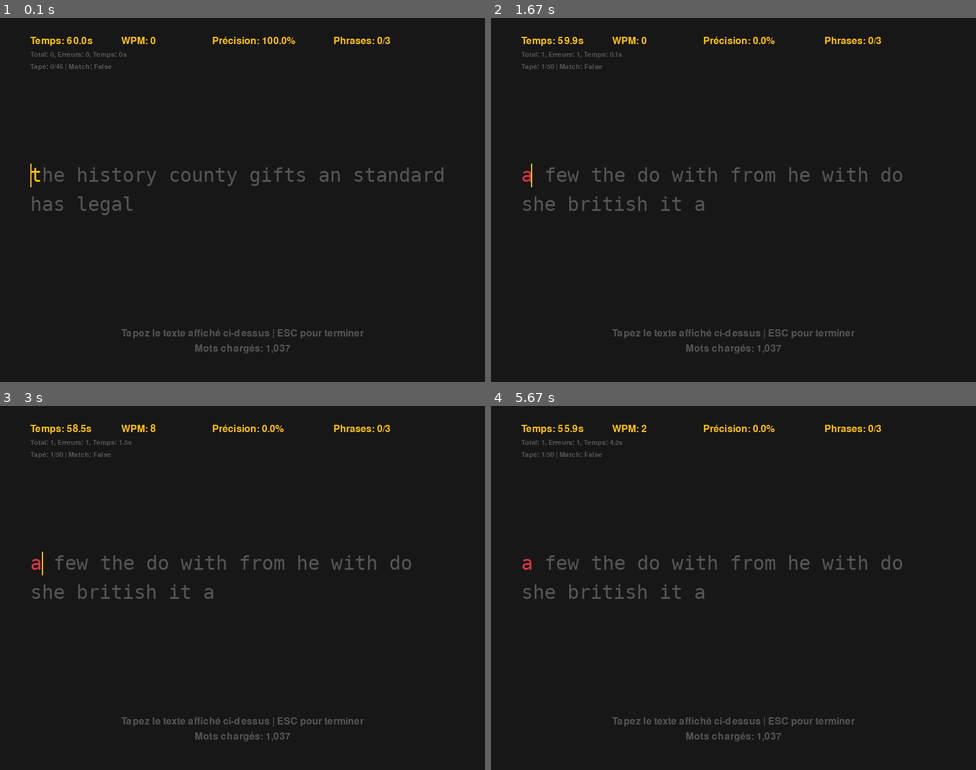
Above: before the commit, frames 1-4 (two rows, left to right).
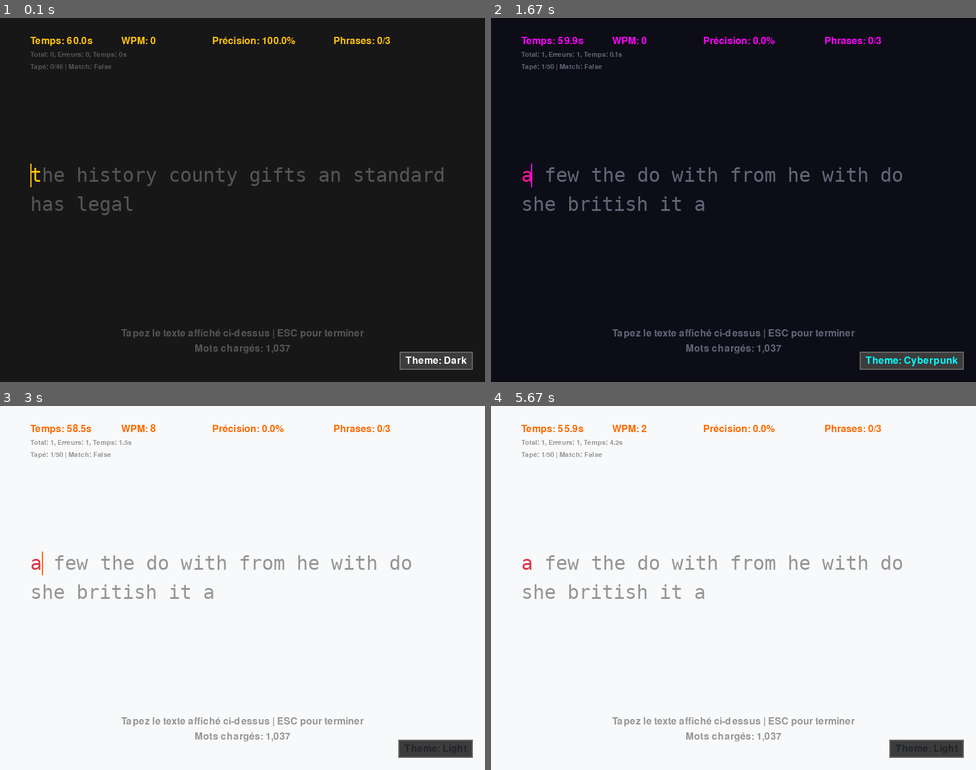
Above: after the commit, the same moments.

Repository: Leogrc01/PygameProject
Game: pygame game, started from typegame/__main__.py
Same seed, same stepped clock (60 frames per second), same inputs: the game is played once before the commit and once after it.
Inputs (mouse positions are in pixels of both pictures, inside the frame that each line leads up to):
- Up to frame 1 (0.1 s): no input
- Up to frame 2 (1.67 s): hold Esc 0.33-0.8 s; press the mouse at (631, 345) at 0.87 s; move the mouse to (626, 236) at 0.97 s; release the mouse at (617, 127) at 1.1 s; press the mouse at (927, 360) at 1.2 s; move the mouse to (782, 250) at 1.3 s; release the mouse at (631, 141) at 1.43 s; tap T at 1.5 s
- Up to frame 3 (3 s): press the mouse at (421, 748) at 1.87 s; move the mouse to (329, 693) at 1.97 s; release the mouse at (237, 638) at 2.1 s; press the mouse at (431, 748) at 2.2 s; move the mouse to (402, 733) at 2.3 s; release the mouse at (378, 719) at 2.43 s; press the mouse at (431, 748) at 2.53 s; move the mouse to (305, 638) at 2.63 s; release the mouse at (179, 529) at 2.77 s; press the mouse at (431, 748) at 2.87 s; move the mouse to (334, 679) at 2.97 s
- Up to frame 4 (5.67 s): release the mouse at (728, 609) at 3.1 s; press the mouse at (927, 748) at 3.2 s; move the mouse to (757, 668) at 3.3 s; release the mouse at (588, 591) at 3.43 s; press the mouse at (927, 748) at 3.53 s; move the mouse to (917, 617) at 3.63 s; release the mouse at (908, 486) at 3.77 s; press the mouse at (927, 748) at 3.87 s; move the mouse to (917, 689) at 3.97 s; release the mouse at (908, 631) at 4.1 s; press the mouse at (927, 748) at 4.2 s; move the mouse to (854, 664) at 4.3 s; release the mouse at (782, 580) at 4.43 s; press the mouse at (927, 748) at 4.53 s; move the mouse to (869, 708) at 4.63 s; release the mouse at (806, 668) at 4.77 s; press the mouse at (922, 748) at 4.87 s; move the mouse to (917, 719) at 4.97 s; release the mouse at (912, 693) at 5.1 s; press the mouse at (922, 748) at 5.2 s; move the mouse to (825, 682) at 5.3 s; release the mouse at (733, 620) at 5.43 s; press the mouse at (922, 748) at 5.53 s; move the mouse to (767, 726) at 5.63 s

The runs differ from the first frame. In frame 1, 0.8% of the frame differs, in the area x 82-98%, y 91-97%; in frame 2, 3.1%; in frame 3, 100%, in the area x 0-100%, y 0-100%; in frame 4, 100%.

Commit message:
deleted emojis + added themes, need to make some changes on certain themes though

Diff:
--- a/results.json
+++ b/results.json
@@ -187,5 +187,41 @@
     "characters_typed": 197,
     "errors": 13,
     "sentences_completed": 3
+  },
+  {
+    "date": "2025-09-15T03:41:13.826338",
+    "wpm": 54,
+    "accuracy": 92.2,
+    "time": 53.5,
+    "characters_typed": 245,
+    "errors": 19,
+    "sentences_completed": 3
+  },
+  {
+    "date": "2025-09-15T03:44:26.905910",
+    "wpm": 48,
+    "accuracy": 88.2,
+    "time": 45.8,
+    "characters_typed": 187,
+    "errors": 22,
+    "sentences_completed": 3
+  },
+  {
+    "date": "2025-09-15T03:54:58.286943",
+    "wpm": 50,
+    "accuracy": 92.2,
+    "time": 39.9,
+    "characters_typed": 167,
+    "errors": 13,
+    "sentences_completed": 3
+  },
+  {
+    "date": "2025-09-15T04:00:22.508871",
+    "wpm": 50,
+    "accuracy": 95.6,
+    "time": 49.0,
+    "characters_typed": 205,
+    "errors": 9,
+    "sentences_completed": 3
   }
 ]
--- a/typegame/game.py
+++ b/typegame/game.py
@@ -23,13 +23,93 @@
         self.clock = pygame.time.Clock()
         self.running = True
 
-        # Colors - Modern Monkeytype-style palette
-        self.BG_COLOR = (23, 23, 23)  # Dark background
-        self.TEXT_INACTIVE = (85, 85, 85)  # Gray for untyped text
-        self.TEXT_CORRECT = (255, 255, 255)  # White for correctly typed
-        self.TEXT_INCORRECT = (220, 53, 69)  # Red for errors
-        self.TEXT_CURRENT = (255, 193, 7)  # Yellow/Gold for current character
-        self.CURSOR_COLOR = (255, 193, 7)  # Cursor color
+        # Theme system
+        self.current_theme = 0
+        self.themes = {
+            0: {  # Dark (Default)
+                'name': 'Dark',
+                'bg': (23, 23, 23),
+                'text_inactive': (85, 85, 85),
+                'text_correct': (255, 255, 255),
+                'text_incorrect': (220, 53, 69),
+                'text_current': (255, 193, 7),
+                'cursor': (255, 193, 7),
+                'accent': (255, 193, 7)
+            },
+            1: {  # Cyberpunk
+                'name': 'Cyberpunk',
+                'bg': (13, 13, 23),
+                'text_inactive': (100, 100, 120),
+                'text_correct': (0, 255, 255),
+                'text_incorrect': (255, 20, 147),
+                'text_current': (255, 0, 255),
+                'cursor': (255, 0, 255),
+                'accent': (57, 255, 20)
+            },
+            2: {  # Forest
+                'name': 'Forest',
+                'bg': (18, 33, 18),
+                'text_inactive': (100, 120, 100),
+                'text_correct': (200, 255, 200),
+                'text_incorrect': (255, 100, 100),
+                'text_current': (255, 215, 0),
+                'cursor': (255, 215, 0),
+                'accent': (50, 205, 50)
+            },
+            3: {  # Ocean
+                'name': 'Ocean',
+                'bg': (13, 27, 42),
+                'text_inactive': (100, 120, 140),
+                'text_correct': (173, 216, 230),
+                'text_incorrect': (255, 99, 71),
+                'text_current': (255, 165, 0),
+                'cursor': (255, 165, 0),
+                'accent': (65, 105, 225)
+            },
+            4: {  # Sunset
+                'name': 'Sunset',
+                'bg': (32, 18, 32),
+                'text_inactive': (120, 100, 120),
+                'text_correct': (255, 218, 185),
+                'text_incorrect': (255, 69, 0),
+                'text_current': (255, 140, 0),
+                'cursor': (255, 140, 0),
+                'accent': (255, 20, 147)
+            },
+            5: {  # Light
+                'name': 'Light',
+                'bg': (248, 249, 250),
+                'text_inactive': (150, 150, 150),
+                'text_correct': (33, 37, 41),
+                'text_incorrect': (220, 53, 69),
+                'text_current': (255, 106, 0),
+                'cursor': (255, 106, 0),
+                'accent': (0, 123, 255)
+            },
+            6: {  # Pastel Doux
+                'name': 'Pastel Doux',
+                'bg': (245, 245, 245),
+                'text_inactive': (160, 160, 160),
+                'text_correct': (80, 160, 80),
+                'text_incorrect': (200, 80, 80),
+                'text_current': (90, 120, 220),
+                'cursor': (50, 90, 200),
+                'accent': (90, 120, 220)
+            },
+            7: {  # VIA
+                'name': 'VIA',
+                'bg': (245, 247, 250),
+                'text_inactive': (136, 144, 158),
+                'text_correct': (33, 37, 41),
+                'text_incorrect': (220, 53, 69),
+                'text_current': (0, 123, 255),
+                'cursor': (0, 86, 179),
+                'accent': (0, 123, 255)
+            }
+        }
+
+        # Apply initial theme
+        self.apply_theme()
 
         # Animation properties
         self.cursor_blink_time = 0
@@ -41,6 +121,13 @@
         # UI state for results screen
         self.show_detailed_stats = False
         self.hover_button = None
+
+        # Initialize button rectangles
+        self.restart_button = None
+        self.details_button = None
+        self.theme_button = None
+        self.quit_button = None
+        self.game_theme_button = None
 
         # Font - Monospace for better typing experience
         pygame.font.init()
@@ -125,6 +212,26 @@
                 result.append(word)
 
         return result if result else quality_words
+
+    def apply_theme(self):
+        """Apply the current theme colors."""
+        theme = self.themes[self.current_theme]
+        self.BG_COLOR = theme['bg']
+        self.TEXT_INACTIVE = theme['text_inactive']
+        self.TEXT_CORRECT = theme['text_correct']
+        self.TEXT_INCORRECT = theme['text_incorrect']
+        self.TEXT_CURRENT = theme['text_current']
+        self.CURSOR_COLOR = theme['cursor']
+        self.ACCENT_COLOR = theme['accent']
+
+    def cycle_theme(self):
+        """Cycle to the next theme."""
+        self.current_theme = (self.current_theme + 1) % len(self.themes)
+        self.apply_theme()
+
+    def get_theme_name(self):
+        """Get current theme name."""
+        return self.themes[self.current_theme]['name']
 
     def load_results_history(self) -> List[Dict[str, Any]]:
         """Load previous game results from file."""
@@ -319,30 +426,57 @@
                         self.restart_game()
                     elif event.key == pygame.K_ESCAPE:
                         self.running = False
+                    elif event.key == pygame.K_t:
+                        # Cycle through themes
+                        self.cycle_theme()
 
             elif event.type == pygame.MOUSEMOTION:
+                mouse_pos = event.pos
+                self.hover_button = None
+
                 if self.game_state == "finished":
-                    # Handle button hover
+                    # Handle results screen button hover
+                    if (hasattr(self, 'restart_button') and self.restart_button and
+                        self.restart_button.collidepoint(mouse_pos)):
+                        self.hover_button = 'restart'
+                    elif (hasattr(self, 'details_button') and self.details_button and
+                          self.details_button.collidepoint(mouse_pos)):
+                        self.hover_button = 'details'
+                    elif (hasattr(self, 'theme_button') and self.theme_button and
+                          self.theme_button.collidepoint(mouse_pos)):
+                        self.hover_button = 'theme'
+                    elif (hasattr(self, 'quit_button') and self.quit_button and
+                          self.quit_button.collidepoint(mouse_pos)):
+                        self.hover_button = 'quit'
+                elif self.game_state == "playing":
+                    # Handle game theme button hover
+                    if (hasattr(self, 'game_theme_button') and self.game_theme_button and
+                        self.game_theme_button.collidepoint(mouse_pos)):
+                        self.hover_button = 'game_theme'
+
+            elif event.type == pygame.MOUSEBUTTONDOWN:
+                if event.button == 1:  # Left click
                     mouse_pos = event.pos
-                    self.hover_button = None
-
-                    if hasattr(self, 'restart_button') and self.restart_button.collidepoint(mouse_pos):
-                        self.hover_button = 'restart'
-                    elif hasattr(self, 'details_button') and self.details_button.collidepoint(mouse_pos):
-                        self.hover_button = 'details'
-                    elif hasattr(self, 'quit_button') and self.quit_button.collidepoint(mouse_pos):
-                        self.hover_button = 'quit'
-
-            elif event.type == pygame.MOUSEBUTTONDOWN:
-                if self.game_state == "finished" and event.button == 1:  # Left click
-                    mouse_pos = event.pos
-
-                    if hasattr(self, 'restart_button') and self.restart_button.collidepoint(mouse_pos):
-                        self.restart_game()
-                    elif hasattr(self, 'details_button') and self.details_button.collidepoint(mouse_pos):
-                        self.show_detailed_stats = not self.show_detailed_stats
-                    elif hasattr(self, 'quit_button') and self.quit_button.collidepoint(mouse_pos):
-                        self.running = False
+
+                    if self.game_state == "finished":
+                        # Results screen button clicks
+                        if (hasattr(self, 'restart_button') and self.restart_button and
+                            self.restart_button.collidepoint(mouse_pos)):
+                            self.restart_game()
+                        elif (hasattr(self, 'details_button') and self.details_button and
+                              self.details_button.collidepoint(mouse_pos)):
+                            self.show_detailed_stats = not self.show_detailed_stats
+                        elif (hasattr(self, 'theme_button') and self.theme_button and
+                              self.theme_button.collidepoint(mouse_pos)):
+                            self.cycle_theme()
+                        elif (hasattr(self, 'quit_button') and self.quit_button and
+                              self.quit_button.collidepoint(mouse_pos)):
+                            self.running = False
+                    elif self.game_state == "playing":
+                        # Game theme button click
+                        if (hasattr(self, 'game_theme_button') and self.game_theme_button and
+                            self.game_theme_button.collidepoint(mouse_pos)):
+                            self.cycle_theme()
 
     def restart_game(self):
         """Restart the game with fresh state."""
@@ -614,10 +748,21 @@
         # Action buttons - adjust position based on content
         base_button_y = self.height - 80
         button_y = base_button_y if not self.show_detailed_stats or len(self.results_history) <= 1 else base_button_y + 20
-        button_width = 150
         button_height = 40
         button_spacing = 20  # Space between buttons
-        total_buttons_width = (3 * button_width) + (2 * button_spacing)
+
+        # Calculate individual button widths based on text content
+        restart_text = "Rejouer"
+        details_text = "Moins" if self.show_detailed_stats else "Plus"
+        theme_text = f"Theme: {self.get_theme_name()}"
+        quit_text = "Quitter"
+
+        restart_width = max(100, self.ui_font.size(restart_text)[0] + 20)
+        details_width = max(80, self.ui_font.size(details_text)[0] + 20)
+        theme_width = max(120, self.ui_font.size(theme_text)[0] + 20)
+        quit_width = max(80, self.ui_font.size(quit_text)[0] + 20)
+
+        total_buttons_width = restart_width + details_width + theme_width + quit_width + (3 * button_spacing)
 
         # Center the buttons
         buttons_start_x = (self.width - total_buttons_width) // 2
@@ -625,18 +770,22 @@
         # Restart button
         restart_x = buttons_start_x
         restart_hovered = self.hover_button == 'restart'
-        self.restart_button = self.draw_button("♾️ Rejouer", restart_x, button_y, button_width, button_height, restart_hovered)
+        self.restart_button = self.draw_button(restart_text, restart_x, button_y, restart_width, button_height, restart_hovered)
 
         # Details toggle button
-        details_x = restart_x + button_width + button_spacing
+        details_x = restart_x + restart_width + button_spacing
         details_hovered = self.hover_button == 'details'
-        details_text = "📉 Moins" if self.show_detailed_stats else "📈 Plus"
-        self.details_button = self.draw_button(details_text, details_x, button_y, button_width, button_height, details_hovered)
+        self.details_button = self.draw_button(details_text, details_x, button_y, details_width, button_height, details_hovered)
+
+        # Theme button
+        theme_x = details_x + details_width + button_spacing
+        theme_hovered = self.hover_button == 'theme'
+        self.theme_button = self.draw_button(theme_text, theme_x, button_y, theme_width, button_height, theme_hovered)
 
         # Quit button
-        quit_x = details_x + button_width + button_spacing
+        quit_x = theme_x + theme_width + button_spacing
         quit_hovered = self.hover_button == 'quit'
-        self.quit_button = self.draw_button("❌ Quitter", quit_x, button_y, button_width, button_height, quit_hovered)
+        self.quit_button = self.draw_button(quit_text, quit_x, button_y, quit_width, button_height, quit_hovered)
 
     def draw_history_graph(self):
         """Draw a line graph of WPM history."""
@@ -869,6 +1018,18 @@
             self.screen.blit(inst_text, inst_rect)
             y_offset += 25
 
+        # Add theme button in bottom-right corner
+        theme_button_text = f"Theme: {self.get_theme_name()}"
+        theme_button_width = max(120, self.ui_font.size(theme_button_text)[0] + 20)
+        theme_button_height = 30
+        theme_button_x = self.width - theme_button_width - 20
+        theme_button_y = self.height - theme_button_height - 20
+        theme_hovered = self.hover_button == 'game_theme'
+        self.game_theme_button = self.draw_button(theme_button_text,
+                                                 theme_button_x, theme_button_y,
+                                                 theme_button_width, theme_button_height,
+                                                 theme_hovered)
+
     def run(self):
         """Main game loop."""
         while self.running:
